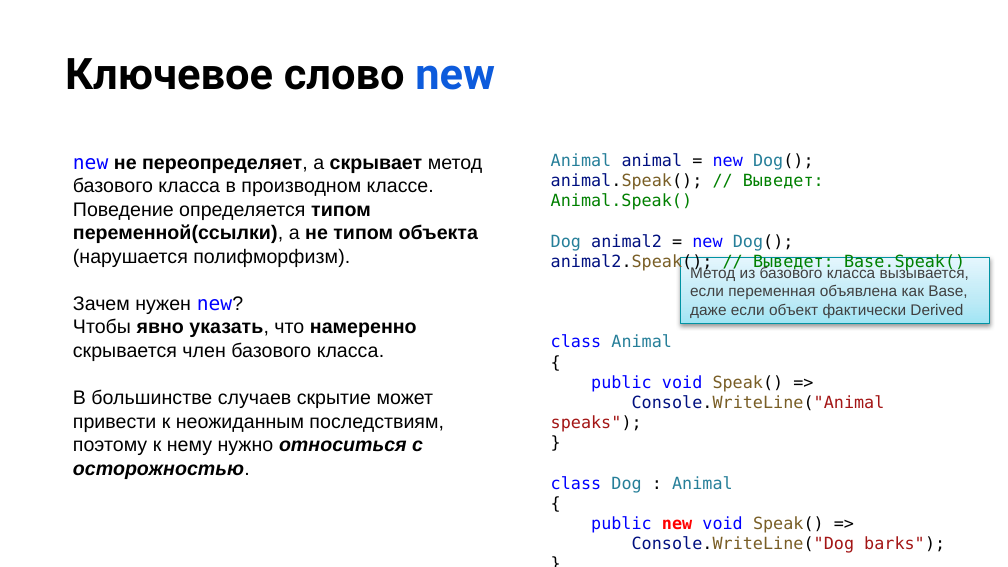
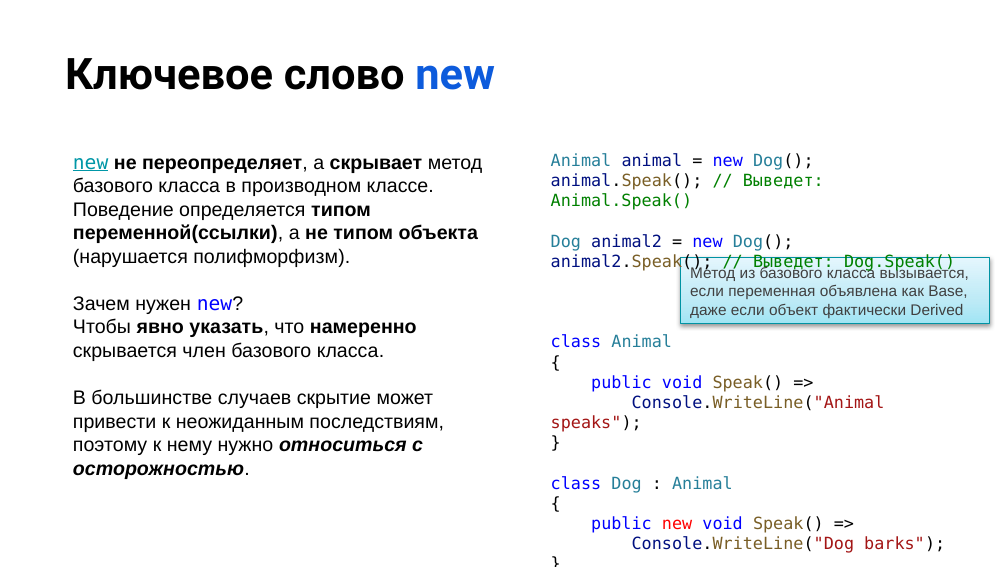
Before and after one commit to NilovPavel/OOP, a slide deck: slide 35 of ООПp.1.pptx (slide 36 before the commit). Drawn at 1008x567 pixels with LibreOffice and Linux fonts; fonts in the diff are those of the drawing; background and template pictures are left out. Boxes give left, top, right and bottom in pixels: in the first picture for what was removed or moved away, otherwise in the second. Text is boxed around its words. In the diff, an @@ line names an element or a change of style, - is before the commit and + after.

```diff
--- a/ООПp.1.pptx
+++ b/ООПp.1.pptx
@@ text at (x1=73, y1=158, x2=482, y2=196): text colour #0000FF to #0097A7, underline on in "new" @@
@@ text at (x1=551, y1=254, x2=955, y2=272): text changed @@
-animal2.Speak(); // Выведет: Base.Speak()
+animal2.Speak(); // Выведет: Dog.Speak()
@@ text at (x1=591, y1=516, x2=824, y2=533): bold off in "new" @@
```
Also in this commit, not shown: 3 other slides changed, 1 slide removed, 15 other files.
